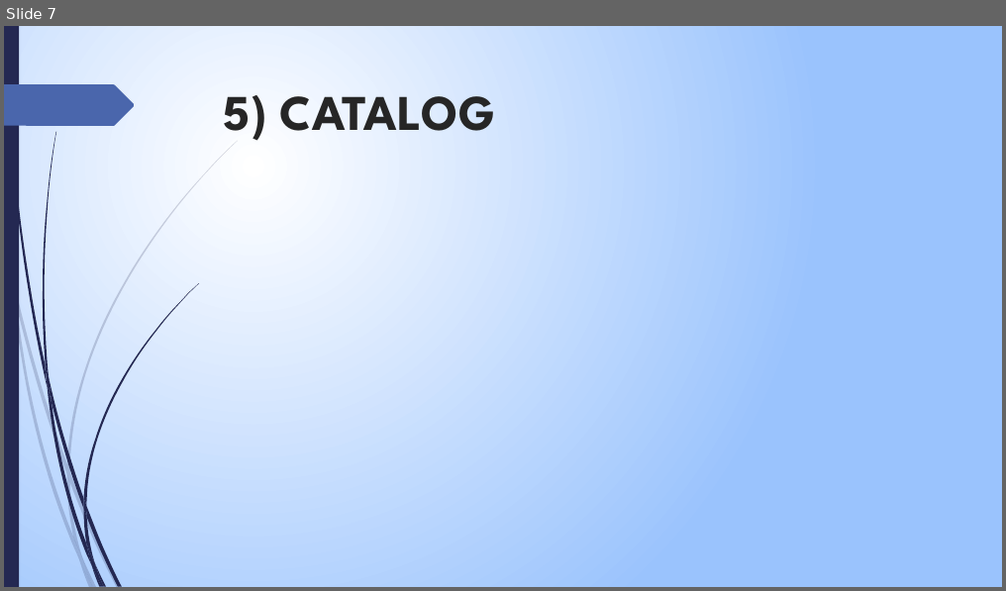
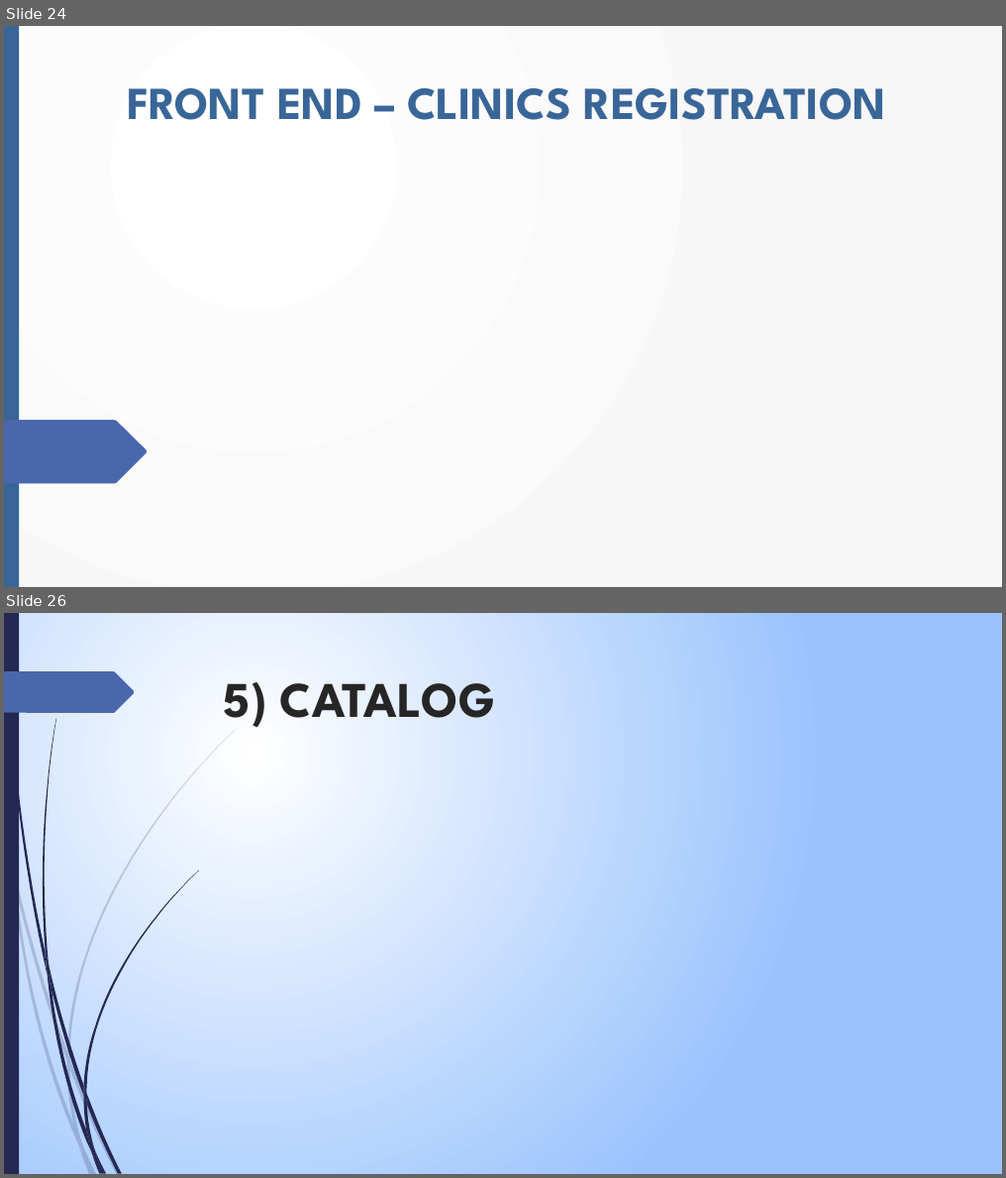
Before and after one commit to edo98811/IoT_project, a slide deck: Documenti/progetto_finale_last.pptx. Shown one above the other, each under a label of ours: slide 7 before the commit, slides 24 and 26 after it; the slides between them are not shown. The pictures are 1006x591 and 1006x1178 pixels, drawn with LibreOffice and Linux fonts; fonts in the diff are those of the drawing; background and template pictures are left out. Boxes give left, top, right and bottom in pixels: in the first picture for what was removed or moved away, otherwise in the second. Text is boxed around its words. In the diff, an @@ line names an element or a change of style, - is before the commit and + after.

```diff
--- a/Documenti/progetto_finale_last.pptx
+++ b/Documenti/progetto_finale_last.pptx
@@ slide 24 added at [4,26,1002,587], background picture (left out); not listed: 11 template elements that a slide beside it also shows @@
@@ rectangle added at [4,26,1002,587], fill gradient #FFFFFF to #F8F8F8 @@
@@ rectangle added at [4,26,19,587], fill #396698 @@
@@ title added at [128,88,886,120], 44.1 pt, text #396698, bold @@
+FRONT END – CLINICS REGISTRATION
@@ freeform shape added at [4,380,147,444], fill #4A66AC @@
@@ freeform shape added at [4,421,147,484], fill #4A66AC @@
@@ group added at [4,141,238,587]: 10 freeform shapes @@
@@ group added at [6,26,199,587]: 12 freeform shapes @@
@@ what was slide 7 is now slide 26 @@
```
Also in this commit, not shown: 18 other slides added, 1 slide removed.
